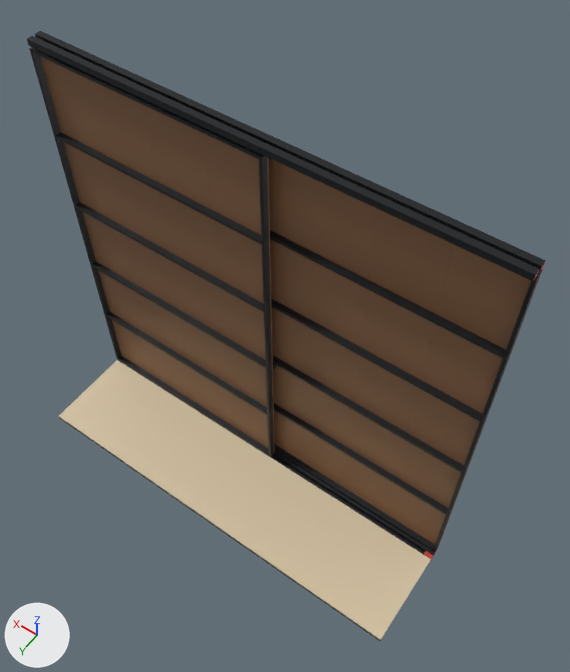
Renders of the Blender file claude-workspace/maker/sliding-wardrobe/design/wardrobe.blend from each side of a commit.
Both versions are drawn from a 50 mm lens placed at (-0.44, 2.51, 5.41), pointed at (1.29, 0.09, 1.61). Arrows for +X, +Y and +Z are at lower left; the lights stay in place. The first picture is the older version.

In view in the first picture: 'Be-van', 'C1-tam1', 'C1-tam2', 'C1-tam3', 'C1-tam4', 'C2-tam1', 'C2-tam2', 'C2-tam3', 'C2-tam4', 'Ray-Utren-1-long', 'Ray-Utren-2-canhb', 'Ray-Utren-2-long' and 22 more.
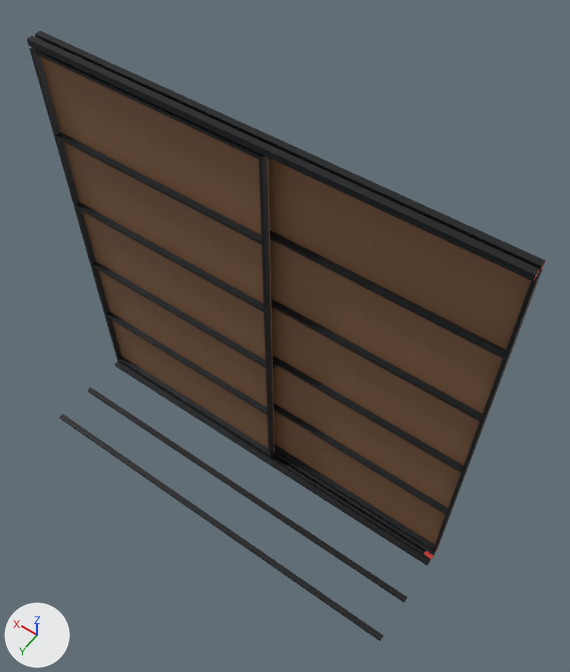
The change, as a list of edits to the scene's bpy script:
```text
Remove ob_be_van:
    ob_be_van = bpy.data.objects.new('Be-van', me_be_van)
    ob_be_van.location = (0.0, 0.0, 0.0)
```

Where the change shows, as pixel boxes (x1, y1, x2, y2) in the pictures (570 x 672 px):
'Be-van', deleted (beige)
    before: (59, 360, 431, 640)
'Be-dan-3', unchanged, uncovered by the edit
    before: (59, 417, 383, 641)
    after: (59, 414, 384, 641)
'Be-dan-2', unchanged, uncovered by the edit
    after: (87, 387, 407, 602)
'Be-dan-1', unchanged, uncovered by the edit
    after: (114, 362, 430, 566)
